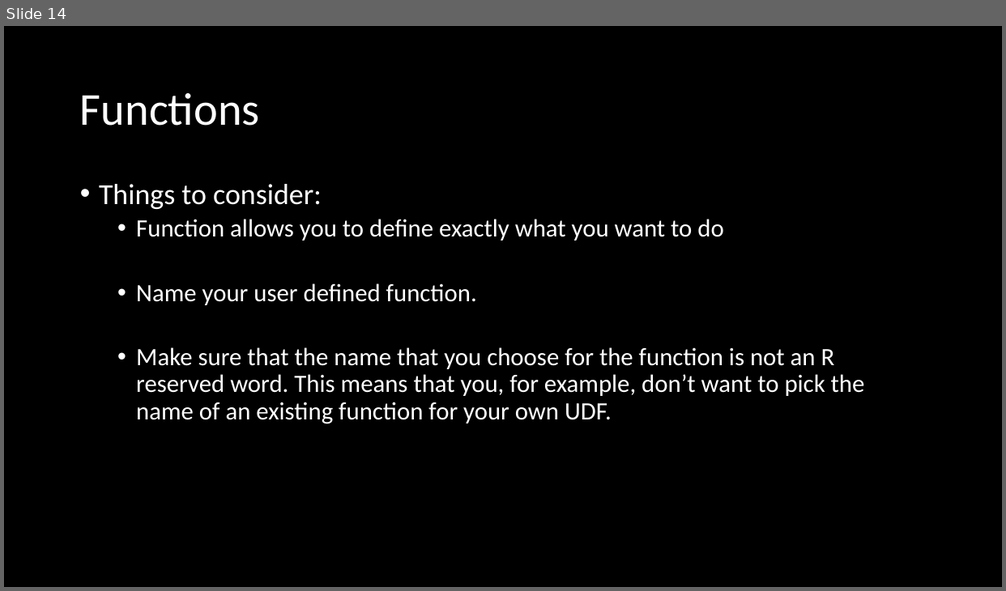
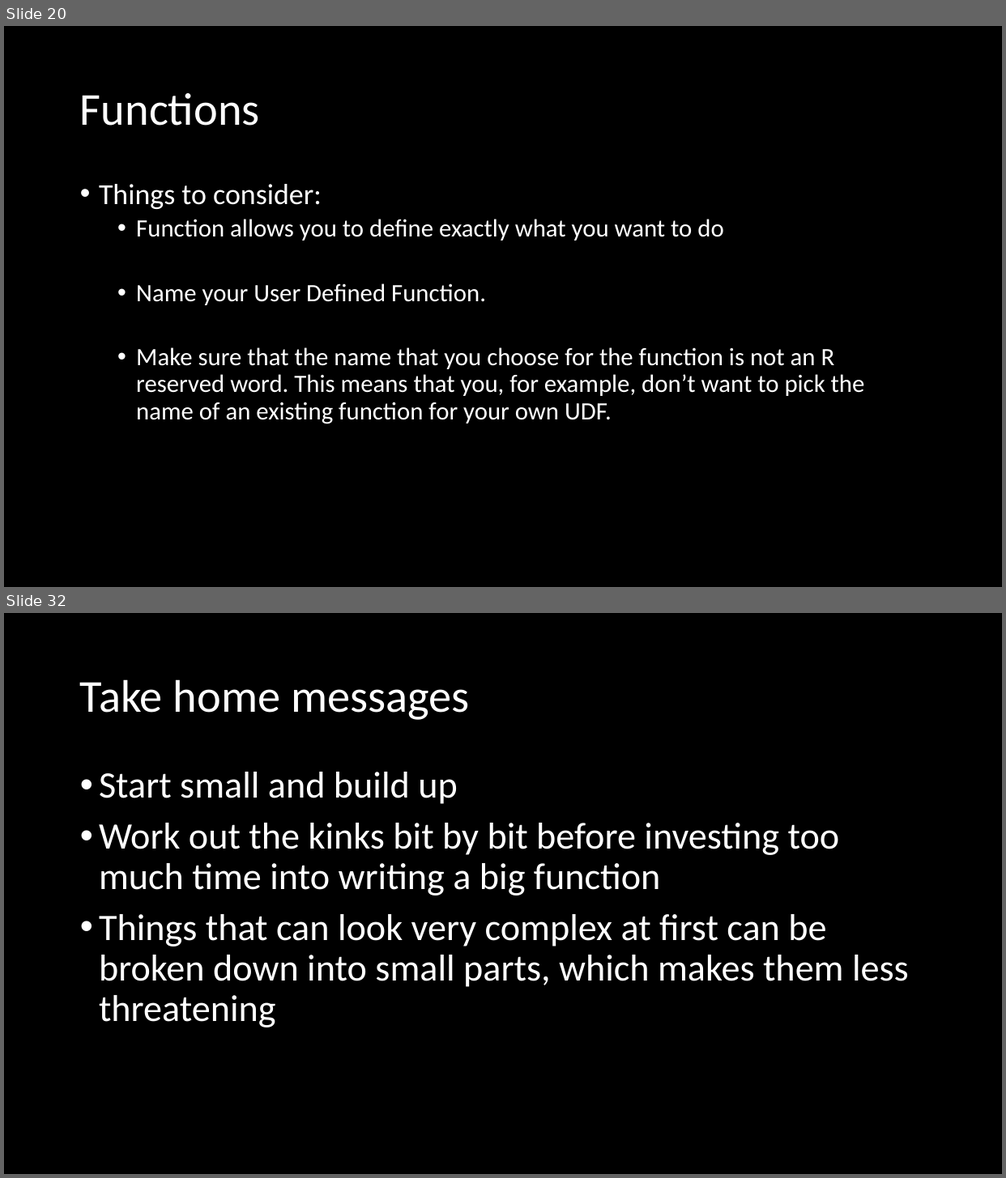
Before and after one commit to brooklabteam/E2M2, a slide deck: E2M2-2020/Lectures-ppt/R_Bootcamp_forLoopsFunctionsIfElse.pptx. Shown one above the other, each under a label of ours: slide 14 before the commit, slides 20 and 32 after it; the slides between them are not shown. The pictures are 1006x591 and 1006x1178 pixels, drawn with LibreOffice and Linux fonts; fonts in the diff are those of the drawing. Boxes give left, top, right and bottom in pixels: in the first picture for what was removed or moved away, otherwise in the second. Text is boxed around its words. In the diff, an @@ line names an element or a change of style, - is before the commit and + after.

```diff
--- a/E2M2-2020/Lectures-ppt/R_Bootcamp_forLoopsFunctionsIfElse.pptx
+++ b/E2M2-2020/Lectures-ppt/R_Bootcamp_forLoopsFunctionsIfElse.pptx
@@ slide 32 added at [4,613,1002,1174], background #000000 @@
@@ title added at [80,679,470,720], 44 pt, text #FFFFFF @@
+Take home messages
@@ text added at [99,772,909,1028], 36 pt, text #FFFFFF @@
+• Start small and build up
+• Work out the kinks bit by bit before investing too much time into writing a big function
+• Things that can look very complex at first can be broken down into small parts, which makes them less threatening
@@ what was slide 14 is now slide 20 @@
@@ slide 20 changed as well @@
@@ text at [136,284,486,305]: text changed @@
-  • Name your user defined function.
+  • Name your User Defined Function.
```
Also in this commit, not shown: 2 other slides changed, 19 other slides added, 2 slides removed, 13 other files.
